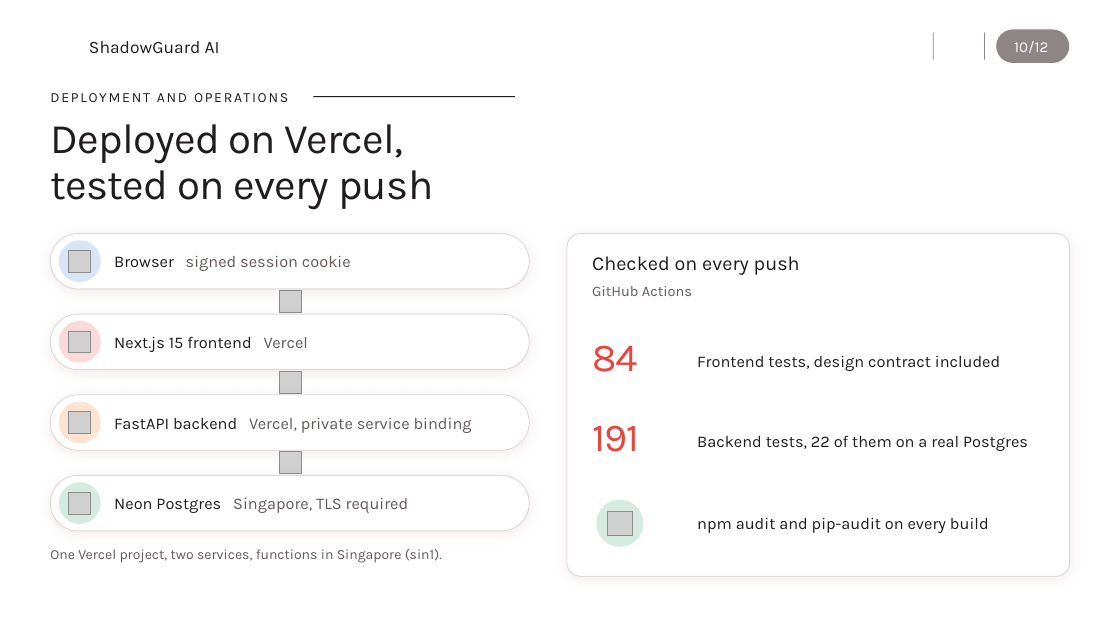
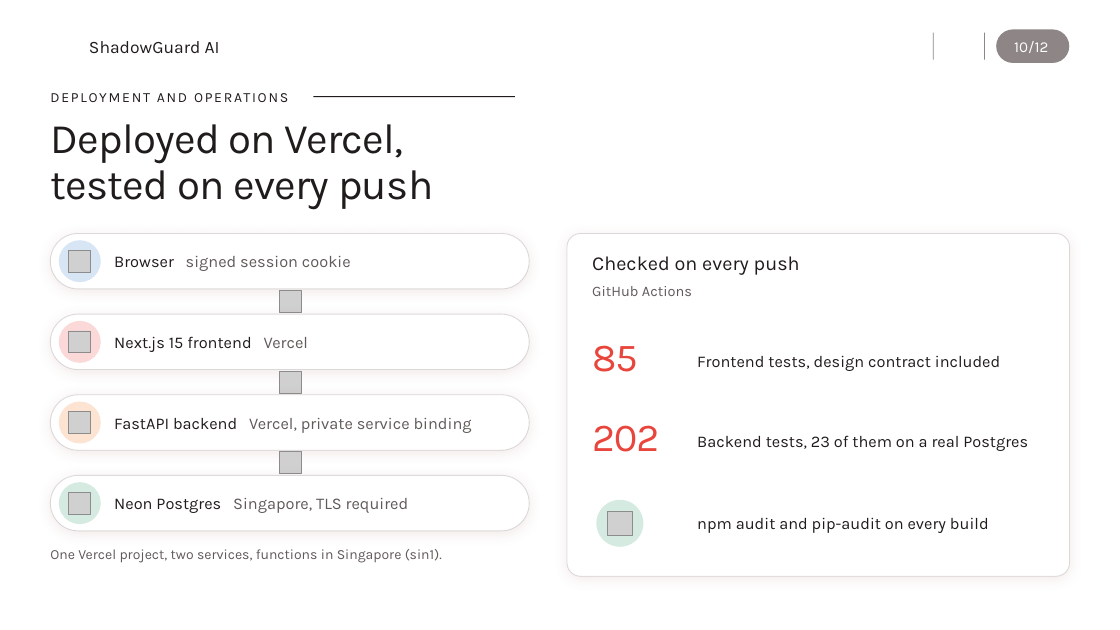
Before and after one commit to B0mb0cl4t5/shadowguard-ai, a slide deck: slide 10 of docs/ShadowGuard_Overview.pptx. Drawn at 1120x630 pixels with LibreOffice and Linux fonts; fonts in the diff are those of the drawing; grey boxes stand for pictures; background and template pictures are left out. Boxes give left, top, right and bottom in pixels: in the first picture for what was removed or moved away, otherwise in the second. Text is boxed around its words. In the diff, an @@ line names an element or a change of style, - is before the commit and + after.

```diff
--- a/docs/ShadowGuard_Overview.pptx
+++ b/docs/ShadowGuard_Overview.pptx
@@ text at bbox=[592, 345, 638, 372]: text changed @@
-84
+85
@@ text at bbox=[592, 425, 659, 452]: text changed @@
-191
+202
@@ text at bbox=[697, 435, 1028, 451]: text changed @@
-Backend tests, 22 of them on a real Postgres
+Backend tests, 23 of them on a real Postgres
```
Also in this commit, not shown: 3 other slides changed, 17 other files.
